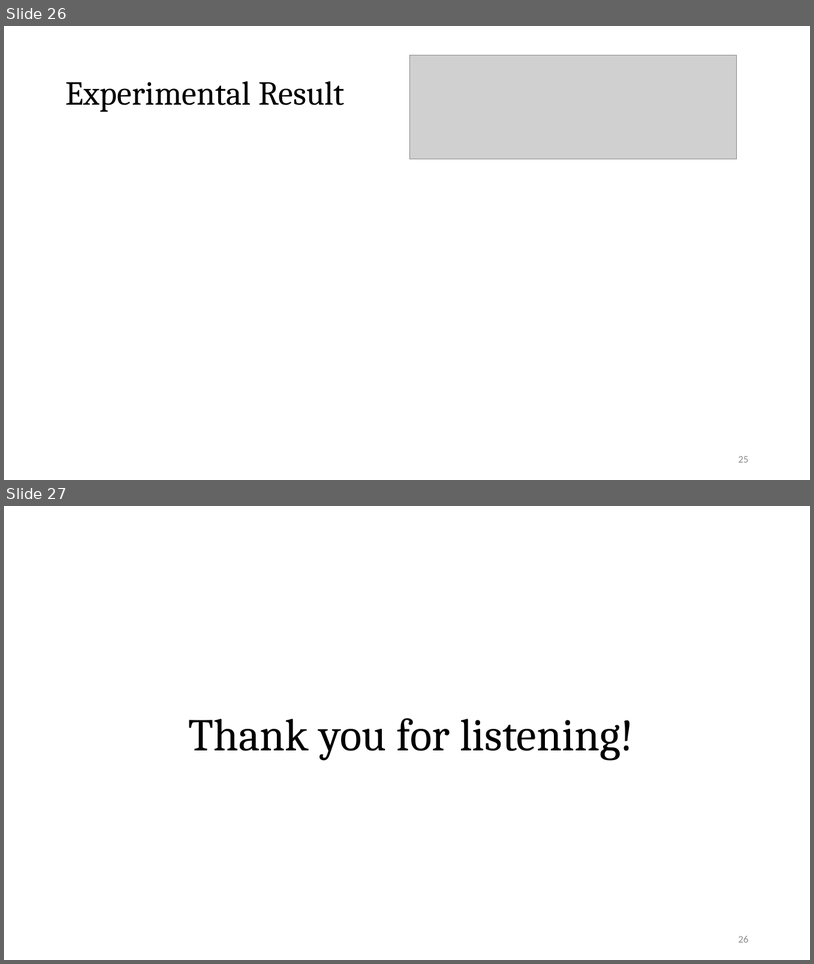
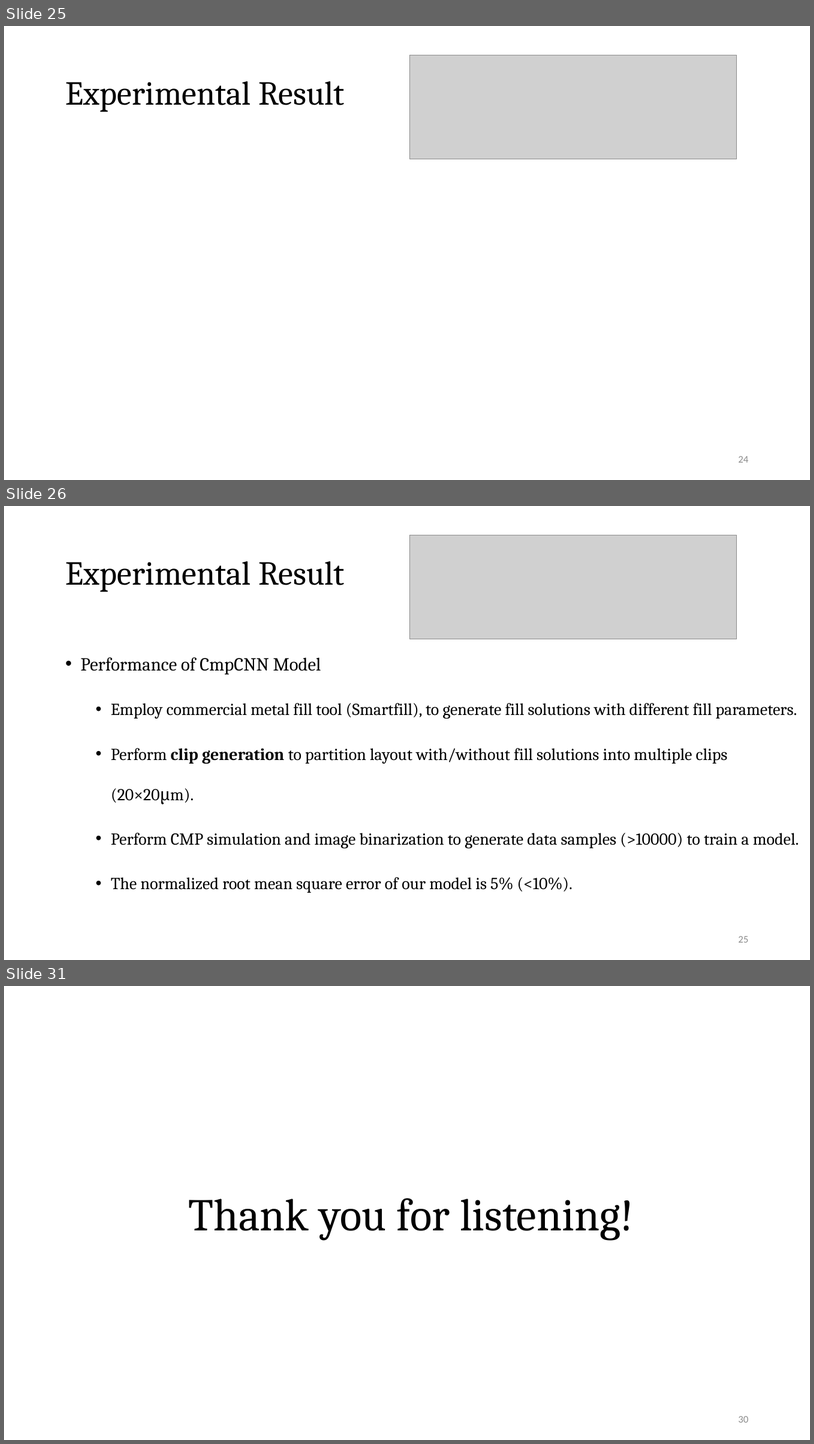
Before and after one commit to Pacific-Feng-Studuies/Studied-Papers, a slide deck: DAC2024/MOGA-CmpCNN/MOGA-CmpCNN A Multi-Objective Genetic Algorithm Intergrated with CmpCNN Model for CMP-Aware Metal Fill.pptx. Shown one above the other, each under a label of ours: slides 26 and 27 before the commit, slides 25, 26 and 31 after it; the slides between them are not shown. The pictures are 814x964 and 814x1444 pixels, drawn with LibreOffice and Linux fonts; fonts in the diff are those of the drawing; grey boxes stand for pictures. Boxes give left, top, right and bottom in pixels: in the first picture for what was removed or moved away, otherwise in the second. Text is boxed around its words. In the diff, an @@ line names an element or a change of style, - is before the commit and + after.

```diff
--- a/DAC2024/MOGA-CmpCNN/MOGA-CmpCNN A Multi-Objective Genetic Algorithm Intergrated with CmpCNN Model for CMP-Aware Metal Fill.pptx
+++ b/DAC2024/MOGA-CmpCNN/MOGA-CmpCNN A Multi-Objective Genetic Algorithm Intergrated with CmpCNN Model for CMP-Aware Metal Fill.pptx
@@ slide 26 added at bbox=[4, 506, 810, 960], background #FFFFFF @@
@@ picture added at bbox=[410, 535, 737, 639] @@
@@ title added at bbox=[65, 561, 345, 592], 40 pt, text #000000 @@
+Experimental Result
@@ text added at bbox=[81, 657, 800, 892], 20 pt, text #000000 @@
+• Performance of CmpCNN Model
+  • Employ commercial metal fill tool (Smartfill), to generate fill solutions with different fill parameters.
+  • Perform clip generation to partition layout with/without fill solutions into multiple clips (20×20μm).
+  • Perform CMP simulation and image binarization to generate data samples (>10000) to train a model.
+  • The normalized root mean square error of our model is 5% (<10%).
@@ page number added at bbox=[738, 936, 749, 942], 12 pt, text #8C8C8C @@
+25
@@ what was slide 26 is now slide 25 @@
@@ page number at bbox=[738, 456, 749, 462]: text changed @@
-25
+24
@@ what was slide 27 is now slide 31 @@
@@ page number at bbox=[738, 1416, 749, 1422]: text changed @@
-26
+30
```
Also in this commit, not shown: 4 other slides added, 1 slide removed.
